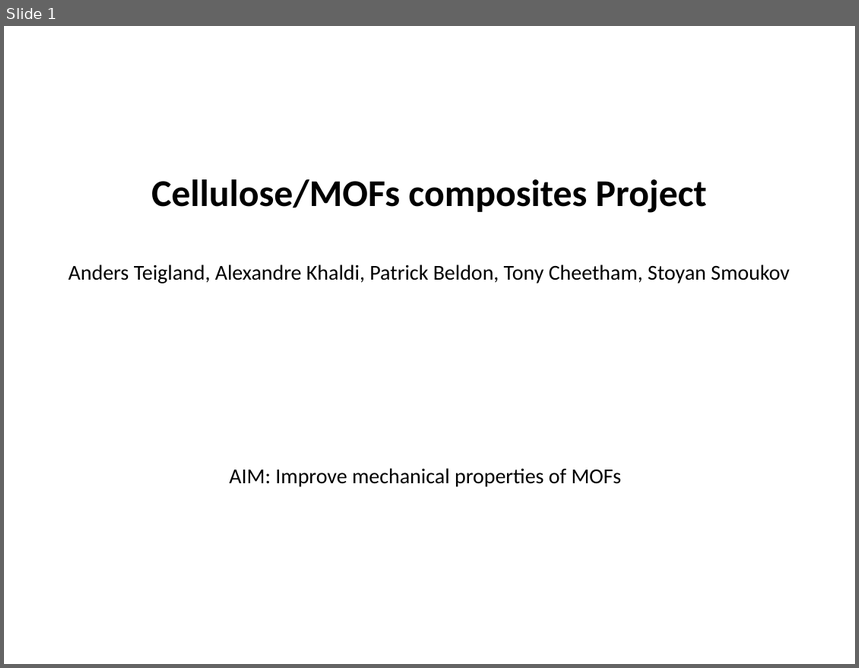
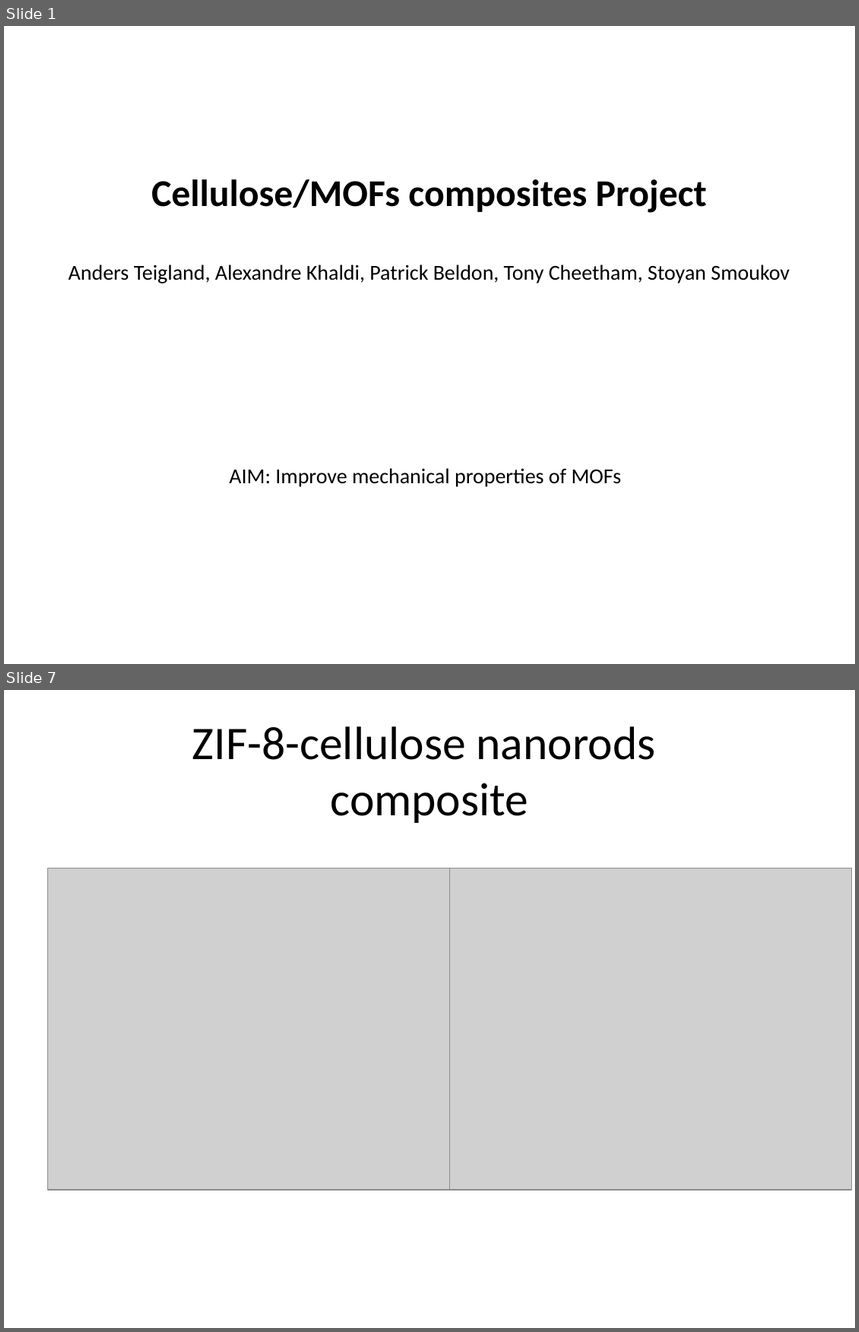
Before and after one commit to ATeigland/ResearchProject, a slide deck: Updates.pptx. Shown one above the other, each under a label of ours: slide 1 before the commit, slides 1 and 7 after it; the slides between them are not shown. The pictures are 859x668 and 859x1332 pixels, drawn with LibreOffice and Linux fonts; fonts in the diff are those of the drawing; grey boxes stand for pictures. Boxes give left, top, right and bottom in pixels: in the first picture for what was removed or moved away, otherwise in the second. Text is boxed around its words. In the diff, an @@ line names an element or a change of style, - is before the commit and + after.

```diff
--- a/Updates.pptx
+++ b/Updates.pptx
@@ slide 7 added at box(4, 690, 855, 1328), background #FFFFFF @@
@@ title added at box(192, 726, 656, 823), 39.6 pt, text #000000 @@
+ZIF-8-cellulose nanorods
+composite
@@ picture added at box(47, 869, 449, 1191) @@
@@ picture added at box(449, 869, 851, 1191) @@
```
Also in this commit, not shown: 3 slides changed, 4 other slides added, 2 slides removed.
